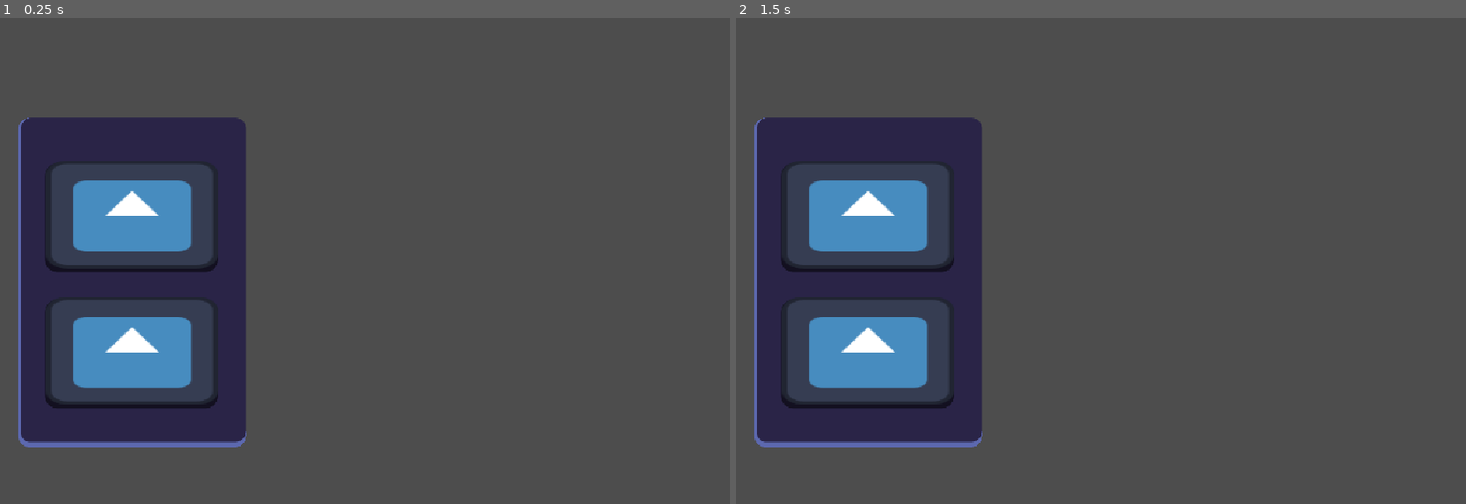
Above: before the commit, frames 1-2 (left to right).
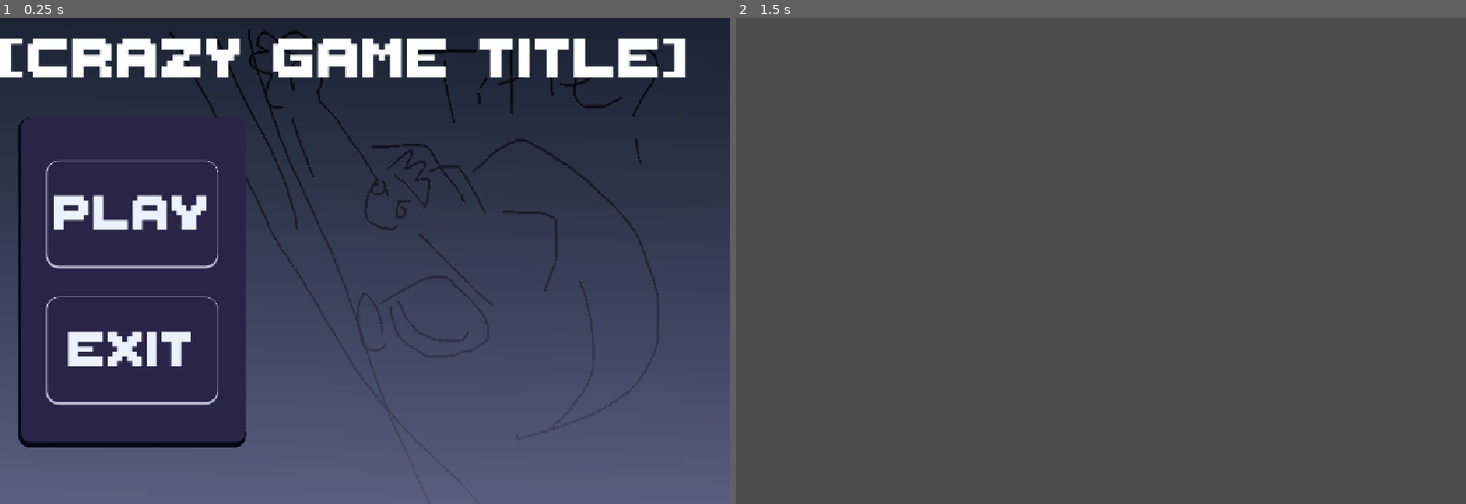
Above: after the commit, the same moments.

Repository: Khile07/real-hackathon-project
Game: Godot game, scene res://egg/main_menu.tscn
Same seed, same stepped clock (60 frames per second), same inputs: the game is played once before the commit and once after it. Before the commit the project starts from res://egg/MainMenu.tscn. The engine's default icon, where the game draws it, is replaced by a stand-in: a white triangle on a blue panel in a dark square.
Inputs (mouse positions are in pixels of both pictures, inside the frame that each line leads up to):
- Up to frame 1 (0.25 s): no input
- Up to frame 2 (1.5 s): click (867, 212) at 0.5 s, where only the run before the commit has a clickable "THIS IS A GAME"; click (867, 212) at 1.25 s, where only the run before the commit has a clickable "THIS IS A GAME"

The runs differ from the first frame. In frame 1, 73% of the frame differs, in the area x 0-100%, y 0-100%; in frame 2, 17%.

Commit message:
The Menu is now Functional !! (yay!!)

Diff:
--- a/egg/MainMenu.tscn
+++ /dev/null
@@ -1,85 +0,0 @@
-[gd_scene format=3 uid="uid://wwv6bafy3vuq"]
-
-[ext_resource type="Texture2D" uid="uid://2ho44h5ukbxh" path="res://icon.svg" id="1_q1jyf"]
-[ext_resource type="Theme" uid="uid://bvhc62njxsxux" path="res://egg/Theme.tres" id="1_xnv02"]
-[ext_resource type="Script" uid="uid://d2160gfbsips3" path="res://egg/main_menu.gd" id="2_hwny1"]
-
-[sub_resource type="NoiseTexture2D" id="NoiseTexture2D_g4v7s"]
-
-[node name="MainMenu" type="Control" unique_id=2063064166]
-layout_mode = 3
-anchors_preset = 0
-theme = ExtResource("1_xnv02")
-script = ExtResource("2_hwny1")
-
-[node name="BGLayer" type="CanvasLayer" parent="." unique_id=1120586816]
-
-[node name="Background" type="TextureRect" parent="BGLayer" unique_id=1954536478]
-visible = false
-anchors_preset = 15
-anchor_right = 1.0
-anchor_bottom = 1.0
-grow_horizontal = 2
-grow_vertical = 2
-texture = SubResource("NoiseTexture2D_g4v7s")
-
-[node name="MenuPanel" type="Panel" parent="." unique_id=1793815009]
-layout_mode = 1
-anchors_preset = 4
-anchor_top = 0.5
-anchor_bottom = 0.5
-offset_left = 27.0
-offset_top = 152.0
-offset_right = 364.0
-offset_bottom = 632.0
-grow_vertical = 2
-
-[node name="MarginContainer" type="MarginContainer" parent="MenuPanel" unique_id=230107057]
-layout_mode = 1
-anchors_preset = 15
-anchor_right = 1.0
-anchor_bottom = 1.0
-grow_horizontal = 2
-grow_vertical = 2
-theme_override_constants/margin_left = 12
-theme_override_constants/margin_top = 40
-theme_override_constants/margin_right = 12
-theme_override_constants/margin_bottom = 40
-
-[node name="VBoxContainer" type="VBoxContainer" parent="MenuPanel/MarginContainer" unique_id=1670959768]
-layout_mode = 2
-metadata/_edit_use_anchors_ = true
-
-[node name="Button3" type="Button" parent="MenuPanel/MarginContainer/VBoxContainer" unique_id=1340891613]
-custom_minimum_size = Vector2(255, 160)
-layout_mode = 2
-size_flags_horizontal = 4
-size_flags_vertical = 6
-text = "THIS IS A GAME
-"
-icon = ExtResource("1_q1jyf")
-
-[node name="TextureRect" type="TextureRect" parent="MenuPanel/MarginContainer/VBoxContainer/Button3" unique_id=1887204297]
-layout_mode = 1
-anchors_preset = 15
-anchor_right = 1.0
-anchor_bottom = 1.0
-grow_horizontal = 2
-grow_vertical = 2
-texture = ExtResource("1_q1jyf")
-
-[node name="Button" type="Button" parent="MenuPanel/MarginContainer/VBoxContainer" unique_id=2108777177]
-custom_minimum_size = Vector2(255, 160)
-layout_mode = 2
-size_flags_horizontal = 4
-size_flags_vertical = 6
-text = "QUIT"
-
-[node name="TextureRect" type="TextureRect" parent="MenuPanel/MarginContainer/VBoxContainer/Button" unique_id=1144838039]
-layout_mode = 1
-anchors_preset = 15
-anchor_right = 1.0
-anchor_bottom = 1.0
-grow_horizontal = 2
-grow_vertical = 2
-texture = ExtResource("1_q1jyf")
--- a/egg/Theme.tres
+++ b/egg/Theme.tres
@@ -2,29 +2,53 @@
 
 [sub_resource type="StyleBoxFlat" id="StyleBoxFlat_8hnap"]
 bg_color = Color(0.6, 0.6, 0.6, 0)
+border_width_left = 4
+border_width_top = 1
+border_width_right = 1
+border_width_bottom = 6
+border_color = Color(0.72156864, 0.73333335, 0.81960785, 1)
 corner_radius_top_left = 18
 corner_radius_top_right = 18
 corner_radius_bottom_right = 18
 corner_radius_bottom_left = 18
-shadow_color = Color(0, 0, 0, 0.54901963)
-shadow_size = 1
-shadow_offset = Vector2(-1, 5)
+corner_detail = 5
+shadow_color = Color(0.21179518, 0.18829608, 0.34896678, 1)
+shadow_size = 4
 
 [sub_resource type="StyleBoxFlat" id="StyleBoxFlat_xnv02"]
 bg_color = Color(0.6, 0.6, 0.6, 0)
+border_width_left = 2
+border_width_top = 1
+border_width_right = 1
+border_width_bottom = 4
+border_color = Color(0.78039217, 0.79607844, 0.8784314, 0.9019608)
 corner_radius_top_left = 18
 corner_radius_top_right = 18
 corner_radius_bottom_right = 18
 corner_radius_bottom_left = 18
-shadow_color = Color(0, 0, 0, 0.54901963)
+shadow_color = Color(0, 0, 0, 0)
 shadow_size = 1
 shadow_offset = Vector2(-1, 5)
 
 [sub_resource type="StyleBoxFlat" id="StyleBoxFlat_oaf01"]
+bg_color = Color(0.6, 0.6, 0.6, 0)
+border_width_top = 12
+border_width_right = 14
+border_color = Color(0.018174412, 0.017159928, 0.0437835, 1)
+corner_radius_top_left = 18
+corner_radius_top_right = 18
+corner_radius_bottom_right = 18
+corner_radius_bottom_left = 18
+corner_detail = 5
+shadow_color = Color(0.052982464, 0.06385211, 0.118406944, 0.8745098)
+shadow_size = 6
+shadow_offset = Vector2(-1, 5)
+
+[sub_resource type="StyleBoxFlat" id="StyleBoxFlat_yl3sp"]
 bg_color = Color(0.16380861, 0.14342791, 0.27876958, 1)
 border_width_left = 4
 border_width_bottom = 8
-border_color = Color(0.3632529, 0.4100454, 0.68568885, 1)
+border_color = Color(0.023503022, 0.030865561, 0.0908541, 1)
 corner_radius_top_left = 16
 corner_radius_top_right = 16
 corner_radius_bottom_right = 16
@@ -36,4 +60,5 @@
 [resource]
 Button/styles/hover = SubResource("StyleBoxFlat_8hnap")
 Button/styles/normal = SubResource("StyleBoxFlat_xnv02")
-Panel/styles/panel = SubResource("StyleBoxFlat_oaf01")
+Button/styles/pressed = SubResource("StyleBoxFlat_oaf01")
+Panel/styles/panel = SubResource("StyleBoxFlat_yl3sp")
--- /dev/null
+++ b/egg/animated_button.tscn
@@ -0,0 +1,107 @@
+[gd_scene format=3 uid="uid://b6umvr7gvamsl"]
+
+[ext_resource type="FontFile" uid="uid://dtc2jj4iwa3of" path="res://egg/ThaleahFat/ThaleahFat.ttf" id="1_88ti0"]
+
+[sub_resource type="Animation" id="Animation_jc4be"]
+length = 0.001
+tracks/0/type = "value"
+tracks/0/imported = false
+tracks/0/enabled = true
+tracks/0/path = NodePath(".:offset_transform_rotation")
+tracks/0/interp = 1
+tracks/0/loop_wrap = true
+tracks/0/keys = {
+"times": PackedFloat32Array(0),
+"transitions": PackedFloat32Array(1),
+"update": 0,
+"values": [0.0]
+}
+tracks/1/type = "value"
+tracks/1/imported = false
+tracks/1/enabled = true
+tracks/1/path = NodePath(".:offset_transform_scale")
+tracks/1/interp = 1
+tracks/1/loop_wrap = true
+tracks/1/keys = {
+"times": PackedFloat32Array(0),
+"transitions": PackedFloat32Array(1),
+"update": 0,
+"values": [Vector2(1, 1)]
+}
+tracks/2/type = "value"
+tracks/2/imported = false
+tracks/2/enabled = true
+tracks/2/path = NodePath(".:z_index")
+tracks/2/interp = 1
+tracks/2/loop_wrap = true
+tracks/2/keys = {
+"times": PackedFloat32Array(0),
+"transitions": PackedFloat32Array(1),
+"update": 1,
+"values": [0]
+}
+
+[sub_resource type="Animation" id="Animation_5p13v"]
+resource_name = "hover"
+length = 0.09
+tracks/0/type = "value"
+tracks/0/imported = false
+tracks/0/enabled = true
+tracks/0/path = NodePath(".:offset_transform_rotation")
+tracks/0/interp = 1
+tracks/0/loop_wrap = true
+tracks/0/keys = {
+"times": PackedFloat32Array(0, 0.01, 0.06666667),
+"transitions": PackedFloat32Array(1, 1, 0.40612566),
+"update": 0,
+"values": [0.0, 0.0, 0.14660765716752328]
+}
+tracks/1/type = "value"
+tracks/1/imported = false
+tracks/1/enabled = true
+tracks/1/path = NodePath(".:offset_transform_scale")
+tracks/1/interp = 1
+tracks/1/loop_wrap = true
+tracks/1/keys = {
+"times": PackedFloat32Array(0.01, 0.06666667),
+"transitions": PackedFloat32Array(1, 0.038473178),
+"update": 0,
+"values": [Vector2(1, 1), Vector2(1.085, 1.085)]
+}
+tracks/2/type = "value"
+tracks/2/imported = false
+tracks/2/enabled = true
+tracks/2/path = NodePath(".:z_index")
+tracks/2/interp = 1
+tracks/2/loop_wrap = true
+tracks/2/keys = {
+"times": PackedFloat32Array(0.01, 0.033333335),
+"transitions": PackedFloat32Array(1, 1),
+"update": 1,
+"values": [0, 5]
+}
+
+[sub_resource type="AnimationLibrary" id="AnimationLibrary_b7i24"]
+_data = {
+&"RESET": SubResource("Animation_jc4be"),
+&"hover": SubResource("Animation_5p13v")
+}
+
+[node name="PlayButton" type="Button" unique_id=940846161]
+custom_minimum_size = Vector2(255, 160)
+size_flags_horizontal = 4
+size_flags_vertical = 6
+offset_transform_enabled = true
+mouse_force_pass_scroll_events = false
+theme_override_colors/font_color = Color(0.9272533, 0.94303626, 0.9910087, 1)
+theme_override_colors/font_pressed_color = Color(0.26973963, 0.283161, 0.46749228, 1)
+theme_override_fonts/font = ExtResource("1_88ti0")
+theme_override_font_sizes/font_size = 116
+text = "PLAY
+"
+
+[node name="AnimationPlayer" type="AnimationPlayer" parent="." unique_id=767701573]
+libraries/ = SubResource("AnimationLibrary_b7i24")
+
+[connection signal="mouse_entered" from="." to="AnimationPlayer" method="play" binds= ["hover"]]
+[connection signal="mouse_exited" from="." to="AnimationPlayer" method="play_backwards" binds= ["hover"]]
--- /dev/null
+++ b/egg/intro_scene.tscn
@@ -0,0 +1,3 @@
+[gd_scene format=3 uid="uid://ben25ay84dgmy"]
+
+[node name="IntroScene" type="Node2D" unique_id=2046798660]
--- a/egg/main_menu.gd
+++ b/egg/main_menu.gd
@@ -1 +1,7 @@
 extends Control
+
+func _on_exit_button_pressed() -> void:
+	get_tree().quit()
+
+func _on_play_button_pressed() -> void:
+	get_tree().change_scene_to_file("res://egg/intro_scene.tscn")
--- /dev/null
+++ b/egg/main_menu.tscn
@@ -0,0 +1,89 @@
+[gd_scene format=3 uid="uid://wwv6bafy3vuq"]
+
+[ext_resource type="Theme" uid="uid://bvhc62njxsxux" path="res://egg/Theme.tres" id="1_uqu0q"]
+[ext_resource type="Script" uid="uid://d2160gfbsips3" path="res://egg/main_menu.gd" id="2_sr3kg"]
+[ext_resource type="Texture2D" uid="uid://cyd8up6p3l481" path="res://egg/placeholder png.png" id="3_okmw0"]
+[ext_resource type="FontFile" uid="uid://dtc2jj4iwa3of" path="res://egg/ThaleahFat/ThaleahFat.ttf" id="4_kaksp"]
+[ext_resource type="PackedScene" uid="uid://b6umvr7gvamsl" path="res://egg/animated_button.tscn" id="5_8tp0j"]
+
+[sub_resource type="Gradient" id="Gradient_5p13v"]
+colors = PackedColorArray(0.003921569, 0.003921569, 0.03529412, 0.7647059, 0.34117648, 0.34901962, 0.47843137, 0.9098039)
+
+[sub_resource type="GradientTexture2D" id="GradientTexture2D_b7i24"]
+gradient = SubResource("Gradient_5p13v")
+fill_from = Vector2(0.5238908, 0)
+fill_to = Vector2(0.48976108, 1)
+
+[sub_resource type="LabelSettings" id="LabelSettings_5p13v"]
+font = ExtResource("4_kaksp")
+font_size = 132
+
+[node name="MainMenu" type="Control" unique_id=2063064166]
+layout_mode = 3
+anchors_preset = 0
+theme = ExtResource("1_uqu0q")
+script = ExtResource("2_sr3kg")
+
+[node name="BGLayer" type="CanvasLayer" parent="." unique_id=1120586816]
+layer = -2
+
+[node name="Background" type="TextureRect" parent="BGLayer" unique_id=1954536478]
+anchors_preset = 15
+anchor_right = 1.0
+anchor_bottom = 1.0
+grow_horizontal = 2
+grow_vertical = 2
+texture = ExtResource("3_okmw0")
+
+[node name="GradientPlaceholder" type="TextureRect" parent="BGLayer" unique_id=753916074]
+anchors_preset = 15
+anchor_right = 1.0
+anchor_bottom = 1.0
+grow_horizontal = 2
+grow_vertical = 2
+texture = SubResource("GradientTexture2D_b7i24")
+
+[node name="TitlePlaceholder" type="Label" parent="BGLayer" unique_id=973464642]
+offset_right = 659.0
+offset_bottom = 79.0
+text = "[Crazy Game Title]"
+label_settings = SubResource("LabelSettings_5p13v")
+
+[node name="MenuPanel" type="Panel" parent="." unique_id=1793815009]
+layout_mode = 1
+anchors_preset = 4
+anchor_top = 0.5
+anchor_bottom = 0.5
+offset_left = 27.0
+offset_top = 152.0
+offset_right = 364.0
+offset_bottom = 632.0
+grow_vertical = 2
+
+[node name="MarginContainer" type="MarginContainer" parent="MenuPanel" unique_id=230107057]
+layout_mode = 1
+anchors_preset = 15
+anchor_right = 1.0
+anchor_bottom = 1.0
+grow_horizontal = 2
+grow_vertical = 2
+theme_override_constants/margin_left = 12
+theme_override_constants/margin_top = 40
+theme_override_constants/margin_right = 12
+theme_override_constants/margin_bottom = 40
+
+[node name="VBoxContainer" type="VBoxContainer" parent="MenuPanel/MarginContainer" unique_id=1670959768]
+layout_mode = 2
+metadata/_edit_use_anchors_ = true
+
+[node name="PlayButton" parent="MenuPanel/MarginContainer/VBoxContainer" unique_id=940846161 instance=ExtResource("5_8tp0j")]
+layout_mode = 2
+script = null
+
+[node name="ExitButton" parent="MenuPanel/MarginContainer/VBoxContainer" unique_id=505014391 instance=ExtResource("5_8tp0j")]
+layout_mode = 2
+text = "EXIT"
+script = null
+
+[connection signal="pressed" from="MenuPanel/MarginContainer/VBoxContainer/PlayButton" to="." method="_on_play_button_pressed"]
+[connection signal="pressed" from="MenuPanel/MarginContainer/VBoxContainer/ExitButton" to="." method="_on_exit_button_pressed"]
Binary file added: egg/placeholder png.png
Not shown, added: egg/placeholder png.png.import
